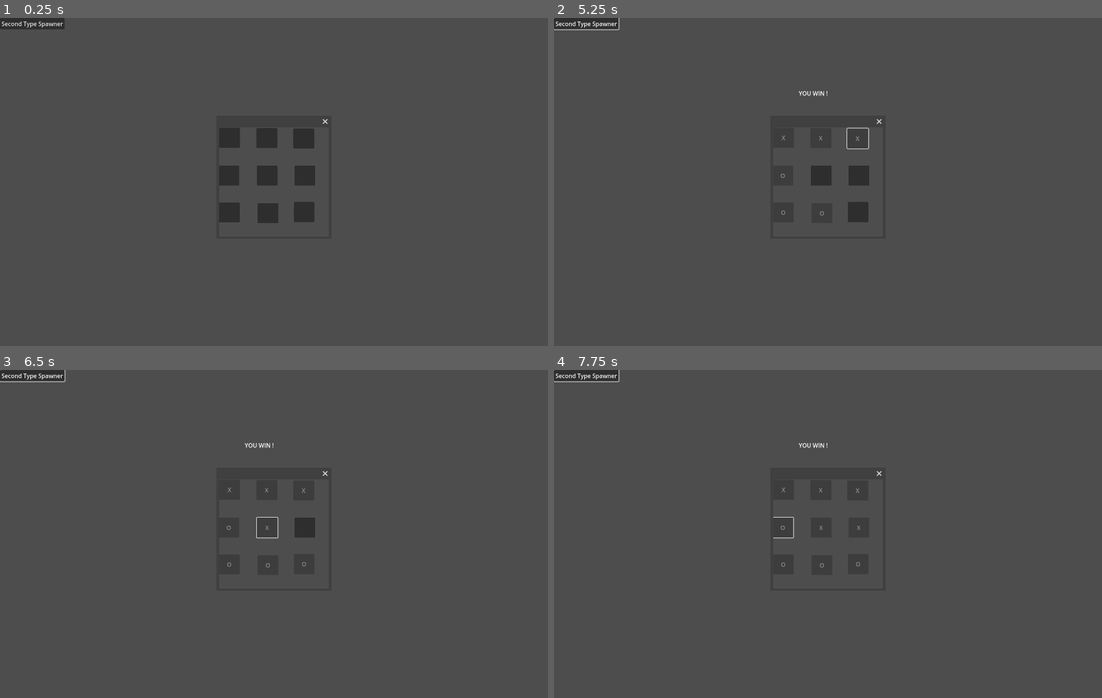
Above: before the commit, frames 1-4 (two rows, left to right).
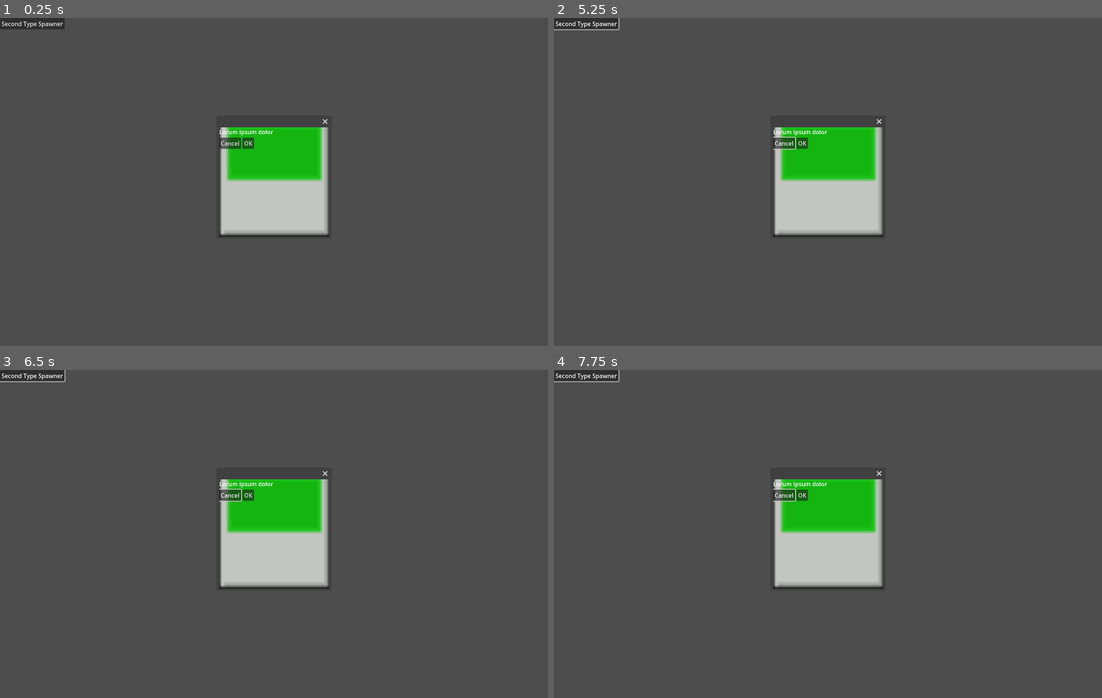
Above: after the commit, the same moments.

Repository: Rodslair/FrogFinder
Game: Godot game, scene res://scenes/window_tic_tac_toe.tscn
The game is run twice, just before and just after one commit, with the same random seed, the same clock (stepped at 60 frames per second) and the same inputs. This scene is started directly instead of the project's main scene.
Inputs (mouse positions are in pixels of both pictures, inside the frame that each line leads up to):
- Up to frame 1 (0.25 s): no input
- Up to frame 2 (5.25 s): click "Second Type Spawner" at 0.5 s; click "Second Type Spawner" (after the commit: "Cancel") at 1.25 s; click (800, 142) at 2 s, where only the run after the commit has a clickable "OK"; click (800, 142) at 2.75 s, where only the run after the commit has a clickable "OK"; click (784, 136) at 3.5 s; click (822, 139) at 4.25 s; click (855, 139) at 5 s
- Up to frame 3 (6.5 s): click (268, 527) at 5.75 s
- Up to frame 4 (7.75 s): click (860, 527) at 6.5 s; click (784, 527) at 7.27 s

The runs differ from the first frame. In frame 1, 6.5% of the frame differs, in the area x 40-60%, y 33-67%; in frame 2, 6.6%, in the area x 40-60%, y 22-67%; in frame 3, 6.5%; in frame 4, 6.5%.
Error after the commit: Invalid access to property or key 'disabled' on a base object of type 'NinePatchRect'. (res://scenes/window_tic_tac_toe.gd:19)

Commit message:
Update window_parent.tscn

Diff:
--- a/frogfinder/scenes/window_parent.tscn
+++ b/frogfinder/scenes/window_parent.tscn
@@ -1,6 +1,7 @@
-[gd_scene load_steps=2 format=3 uid="uid://d0xf3qnqprflf"]
+[gd_scene load_steps=3 format=3 uid="uid://d0xf3qnqprflf"]
 
 [ext_resource type="Script" uid="uid://b83mybhqimy7i" path="res://scenes/window_parent.gd" id="1_4vu60"]
+[ext_resource type="Texture2D" uid="uid://dpytp2fde85fr" path="res://assets/Window Base.png" id="2_wxr5m"]
 
 [node name="WindowSecondEdition" type="Node2D"]
 script = ExtResource("1_4vu60")
@@ -14,7 +15,40 @@
 mode = 1
 initial_position = 1
 size = Vector2i(250, 250)
-visible = false
+
+[node name="NinePatchRect" type="NinePatchRect" parent="Window"]
+anchors_preset = -1
+anchor_left = -0.024
+anchor_top = -0.124
+anchor_right = 1.024
+anchor_bottom = 1.02
+offset_top = -0.999998
+offset_right = 2.0
+offset_bottom = -3.05176e-05
+texture = ExtResource("2_wxr5m")
+
+[node name="VBoxContainer" type="VBoxContainer" parent="Window"]
+anchors_preset = -1
+anchor_right = 0.992
+anchor_bottom = 0.992
+offset_top = 1.0
+offset_right = 2.0
+offset_bottom = 1.0
+
+[node name="Label" type="Label" parent="Window/VBoxContainer"]
+layout_mode = 2
+text = "Lorum ipsum dolor"
+
+[node name="HBoxContainer" type="HBoxContainer" parent="Window/VBoxContainer"]
+layout_mode = 2
+
+[node name="Button" type="Button" parent="Window/VBoxContainer/HBoxContainer"]
+layout_mode = 2
+text = "Cancel"
+
+[node name="Button2" type="Button" parent="Window/VBoxContainer/HBoxContainer"]
+layout_mode = 2
+text = "OK"
 
 [connection signal="pressed" from="Button" to="." method="_on_button_pressed"]
 [connection signal="close_requested" from="Window" to="." method="_on_window_close_requested"]
